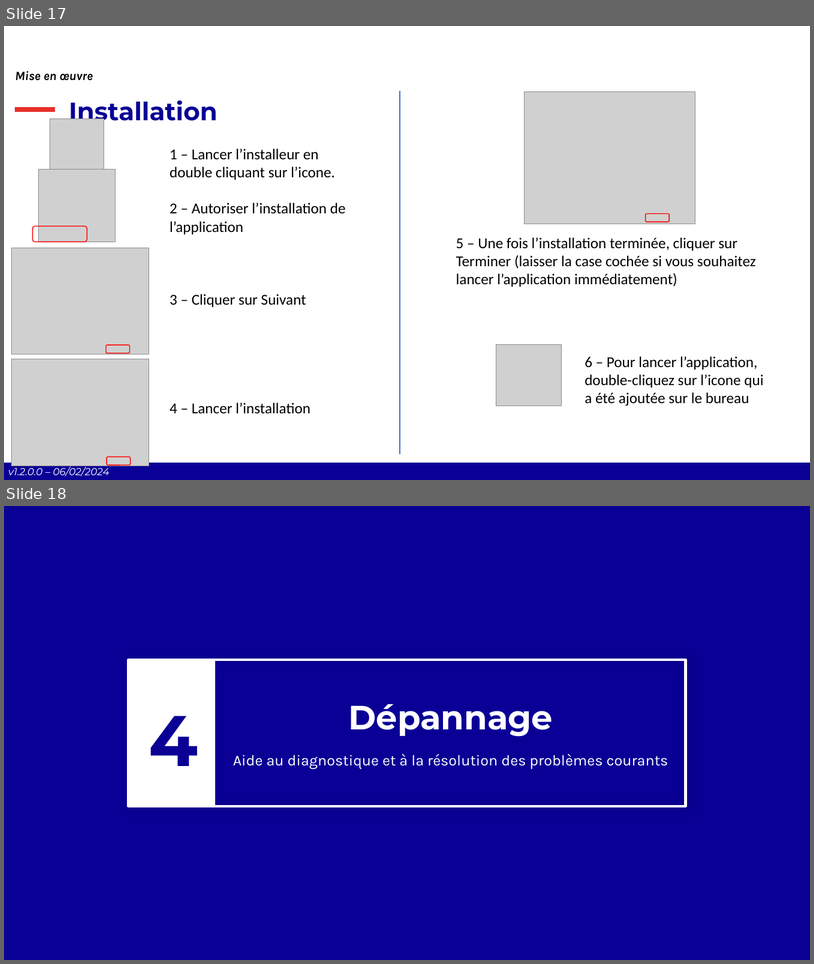
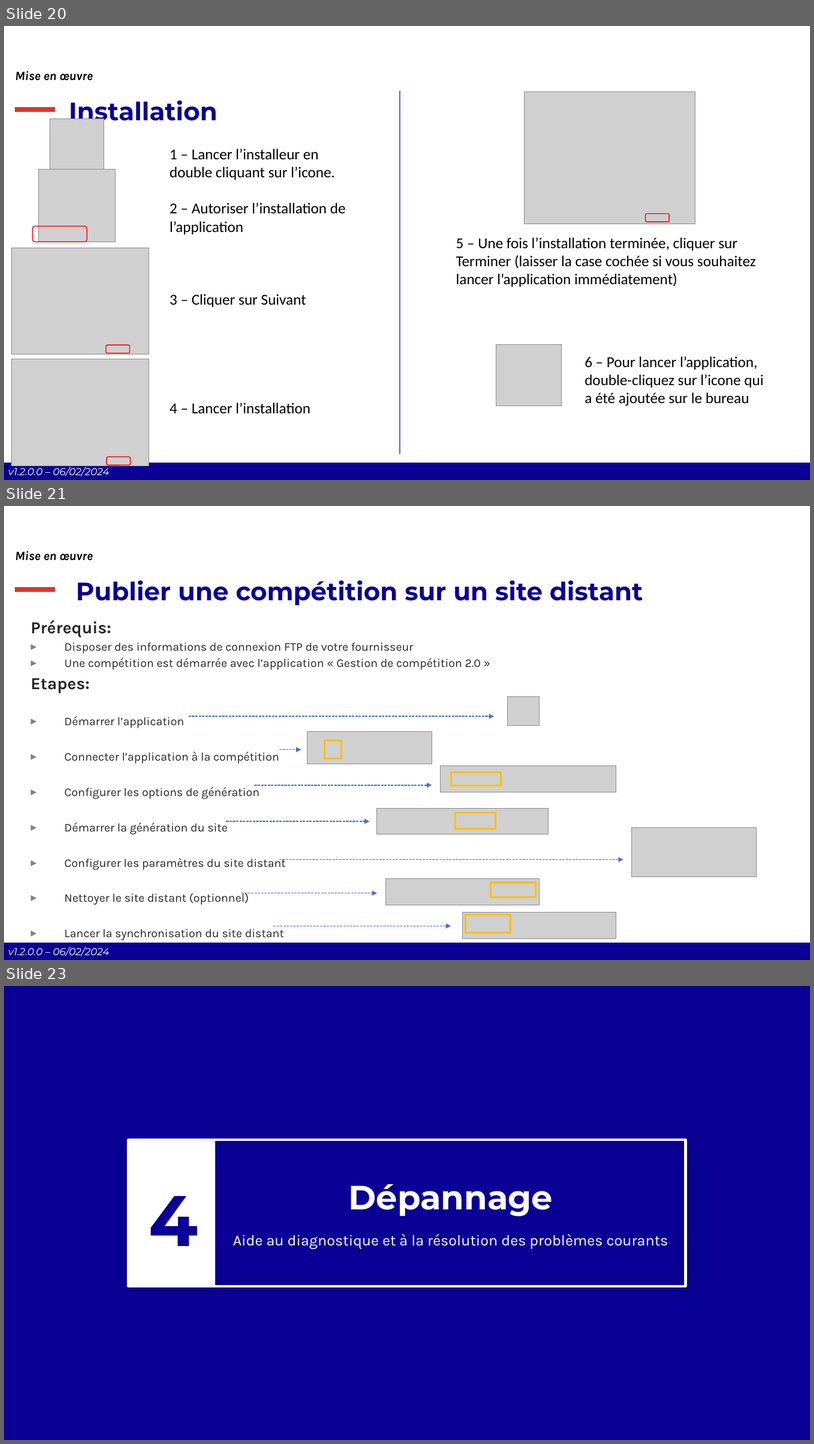
Before and after one commit to Comite-Rhone-Judo/PublicationSuiviCompetition, a slide deck: AppPublication/Documentation/PublicationSuiviCompetition - Manuel d'utilisation.pptx. Shown one above the other, each under a label of ours: slides 17 and 18 before the commit, slides 20, 21 and 23 after it; the slides between them are not shown. The pictures are 814x964 and 814x1444 pixels, drawn with LibreOffice and Linux fonts; fonts in the diff are those of the drawing; grey boxes stand for pictures; background and template pictures are left out. Boxes give left, top, right and bottom in pixels: in the first picture for what was removed or moved away, otherwise in the second. Text is boxed around its words. In the diff, an @@ line names an element or a change of style, - is before the commit and + after.

```diff
--- a/AppPublication/Documentation/PublicationSuiviCompetition - Manuel d'utilisation.pptx
+++ b/AppPublication/Documentation/PublicationSuiviCompetition - Manuel d'utilisation.pptx
@@ slide 21 added at [4, 506, 810, 960], background #FFFFFF; not listed: 4 template elements that a slide beside it also shows @@
@@ text added at [15, 551, 93, 561], 15 pt, text #000000, bold, italic @@
+Mise en œuvre
@@ title added at [76, 580, 643, 605], 30 pt, text #090095, bold @@
+Publier une compétition sur un site distant
@@ text added at [31, 620, 482, 940], 14 pt, text #262626 @@
+Prérequis:
+▸ Disposer des informations de connexion FTP de votre fournisseur
+▸ Une compétition est démarrée avec l’application « Gestion de compétition 2.0 »
+Etapes:
+▸ Démarrer l’application
+▸ Connecter l’application à la compétition
+▸ Configurer les options de génération
+▸ Démarrer la génération du site
+▸ Configurer les paramètres du site distant
+▸ Nettoyer le site distant (optionnel)
+▸ Lancer la synchronisation du site distant
@@ picture added at [507, 697, 539, 726] @@
@@ arrow added from (189, 716) to (494, 716), #4472C4 1 pt dashed @@
@@ picture added at [308, 732, 432, 764] @@
@@ arrow added from (279, 749) to (302, 749), #4472C4 1 pt dashed @@
@@ rectangle added at [325, 740, 342, 758], outline #FFC000 2.25 pt @@
@@ picture added at [441, 766, 617, 792] @@
@@ rectangle added at [451, 772, 501, 786], outline #FFC000 2.25 pt @@
@@ arrow added from (254, 785) to (432, 785), #4472C4 1 pt dashed @@
@@ picture added at [377, 808, 548, 834] @@
@@ arrow added from (226, 821) to (370, 821), #4472C4 1 pt dashed @@
@@ rectangle added at [456, 813, 496, 829], outline #FFC000 2.25 pt @@
@@ picture added at [633, 827, 757, 877] @@
@@ arrow added from (279, 859) to (624, 859), #4472C4 1 pt dashed @@
@@ picture added at [386, 879, 540, 905] @@
@@ rectangle added at [491, 882, 536, 897], outline #FFC000 2.25 pt @@
@@ arrow added from (241, 893) to (377, 893), #4472C4 1 pt dashed @@
@@ picture added at [463, 912, 617, 939] @@
@@ rectangle added at [465, 915, 510, 932], outline #FFC000 2.25 pt @@
@@ arrow added from (274, 926) to (451, 926), #4472C4 1 pt dashed @@
@@ what was slide 17 is now slide 20 @@
@@ what was slide 18 is now slide 23 @@
```
Also in this commit, not shown: 6 slides changed, 11 other slides added, 1 slide removed, 8 other files.
